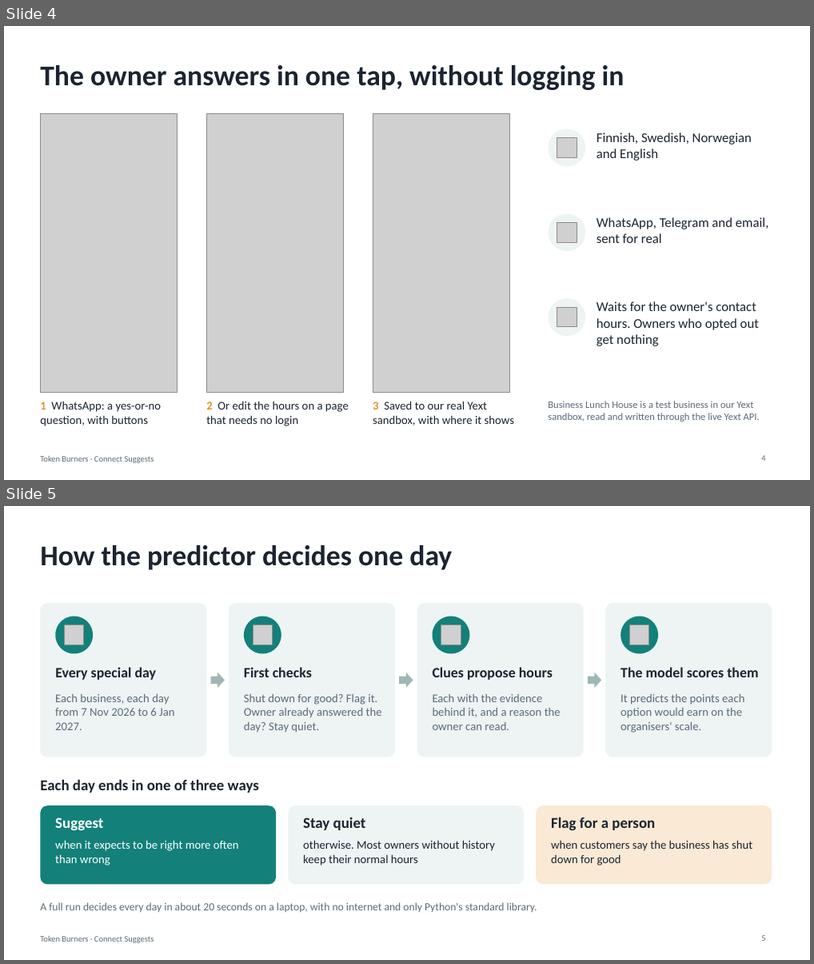
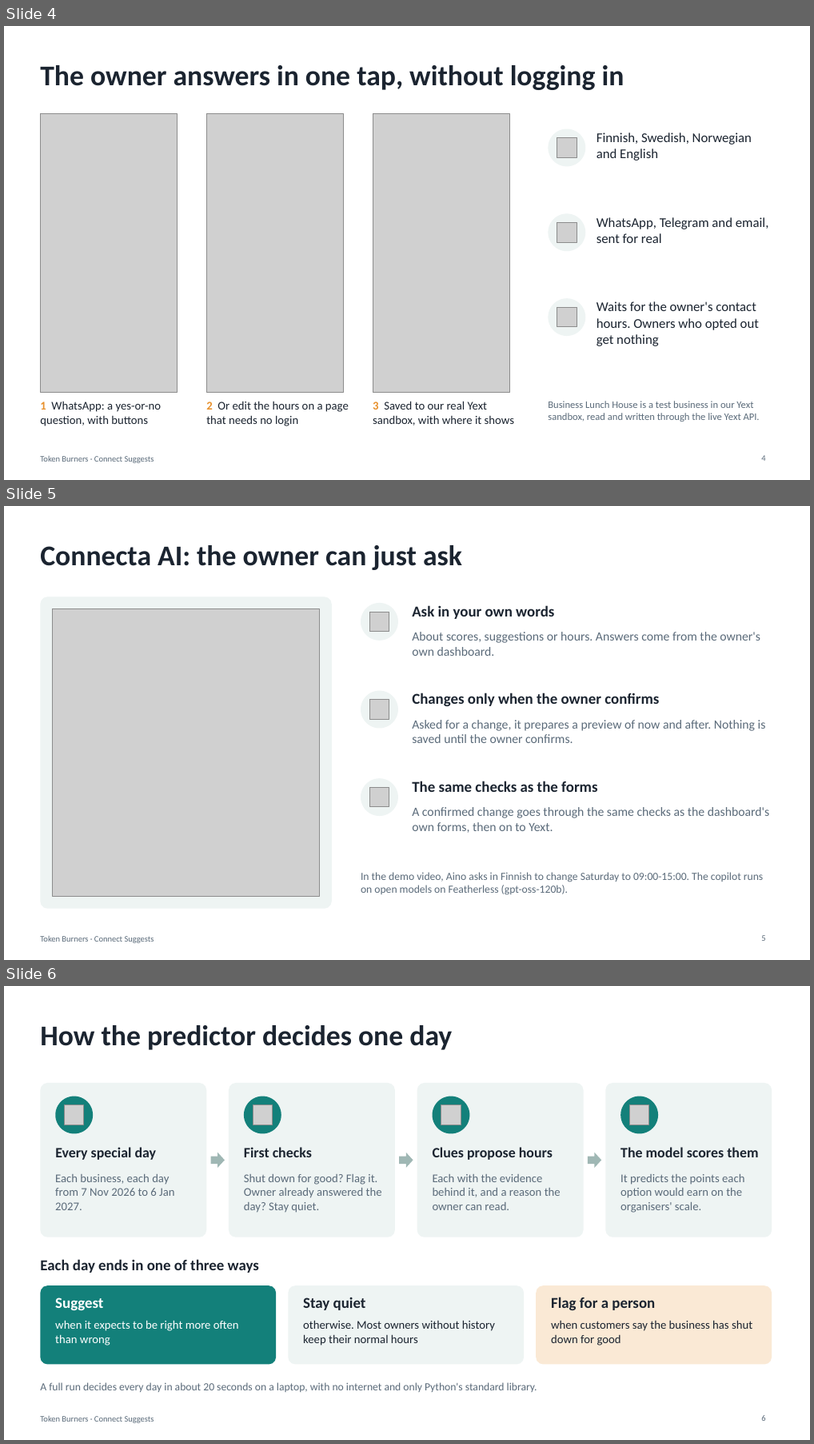
Before and after one commit to ptchtrns/fonecta-since-ai, a slide deck: docs/token-burners-connect-suggests.pptx. Shown one above the other, each under a label of ours: slides 4 and 5 before the commit, slides 4, 5 and 6 after it. The pictures are 814x964 and 814x1444 pixels, drawn with LibreOffice and Linux fonts; fonts in the diff are those of the drawing; grey boxes stand for pictures. Boxes give left, top, right and bottom in pixels: in the first picture for what was removed or moved away, otherwise in the second. Text is boxed around its words. In the diff, an @@ line names an element or a change of style, - is before the commit and + after.

Commit message:
Add the copilot to the demo video, and explain the gradient-boosted decider
- Demo video (2:38): the owner asks the Connecta AI copilot in Finnish to change Saturday's hours and gets a preview that changes nothing until she confirms
- README: the demo video is linked again, and a new section explains how the gradient-boosted trees decide and why they work
- Deck: a copilot slide and a slide on the gradient-boosted model; still 14 slides, with no history and learning merged into one

```diff
--- a/docs/token-burners-connect-suggests.pptx
+++ b/docs/token-burners-connect-suggests.pptx
@@ slide 5 added at (4,506,810,960), background #FFFFFF; not listed: 1 template element that a slide beside it also shows @@
@@ title added at (40,545,462,570), 34 pt, text #1B2430, bold @@
+Connecta AI: the owner can just ask
@@ rounded rectangle added at (40,596,332,908), fill #EEF4F3 @@
@@ picture added at (52,609,320,896) @@
@@ ellipse added at (361,603,398,640), fill #EEF4F3 @@
@@ picture added at (370,612,390,632) @@
@@ text added at (412,605,554,619), 18 pt, text #1B2430, bold @@
+Ask in your own words
@@ text added at (412,632,761,656), 15 pt, text #5B6B7A @@
+About scores, suggestions or hours. Answers come from the owner's own dashboard.
@@ ellipse added at (361,691,398,728), fill #EEF4F3 @@
@@ text added at (412,692,659,706), 18 pt, text #1B2430, bold @@
+Changes only when the owner confirms
@@ picture added at (370,700,390,719) @@
@@ text added at (412,720,766,743), 15 pt, text #5B6B7A @@
+Asked for a change, it prepares a preview of now and after. Nothing is saved until the owner confirms.
@@ ellipse added at (361,778,398,816), fill #EEF4F3 @@
@@ picture added at (370,788,390,807) @@
@@ text added at (412,780,598,792), 18 pt, text #1B2430, bold @@
+The same checks as the forms
@@ text added at (412,807,770,832), 15 pt, text #5B6B7A @@
+A confirmed change goes through the same checks as the dashboard's own forms, then on to Yext.
@@ text added at (361,872,763,895), 13 pt, text #5B6B7A @@
+In the demo video, Aino asks in Finnish to change Saturday to 09:00-15:00. The copilot runs on open models on Featherless (gpt-oss-120b).
@@ page number added at (762,935,766,940), 10 pt, text #5B6B7A @@
+5
@@ what was slide 5 is now slide 6 @@
```
Also in this commit, not shown: 2 slides changed, 1 other slide added, 2 slides removed, 3 other files.
